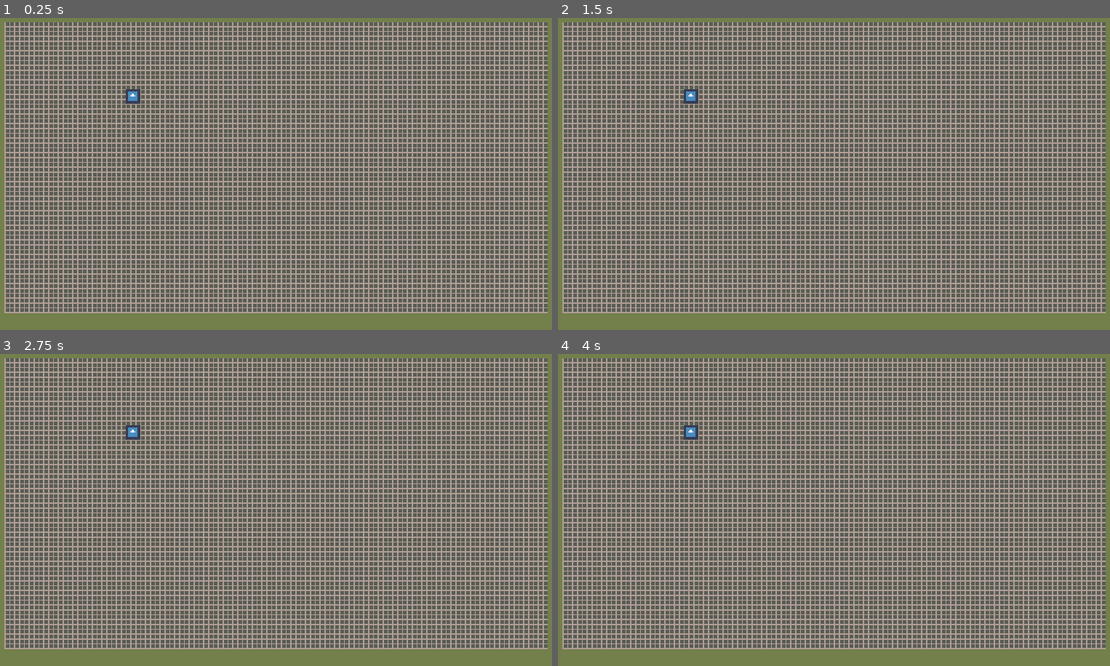
Above: before the commit, frames 1-4 (two rows, left to right).
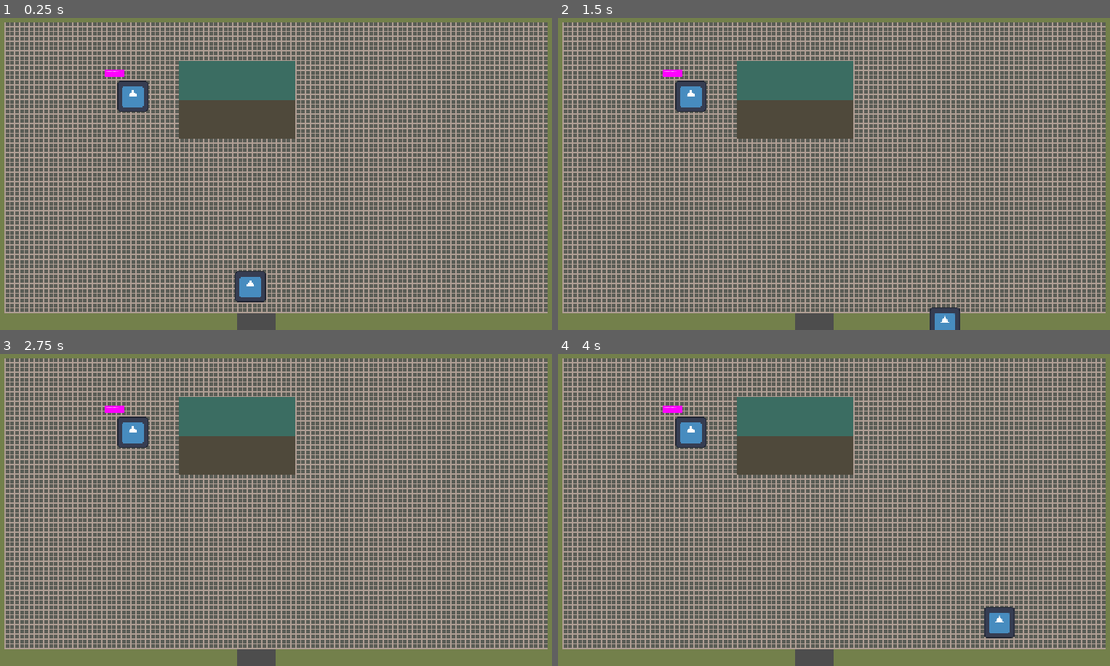
Above: after the commit, the same moments.

Repository: Rotta-Games/moonshine_valley
Game: Godot game, scene res://scenes/shop.tscn
Same seed, same stepped clock (60 frames per second), same inputs: the game is played once before the commit and once after it. This scene is started directly instead of the project's main scene. The engine's default icon, where the game draws it, is replaced by a stand-in: a white triangle on a blue panel in a dark square.
Inputs:
- Up to frame 1 (0.25 s): no input
- Up to frame 2 (1.5 s): tap Enter at 0.5 s; hold D (move_right) 0.53-1.28 s; hold S (move_down) from 1.28 s (still down)
- Up to frame 3 (2.75 s): tap Space at 2 s; release S (move_down) at 2.03 s; hold D (move_right) from 2.03 s (still down)
- Up to frame 4 (4 s): tap Enter at 2.75 s; release D (move_right) at 2.78 s; hold W (move_up) 2.78-3.53 s; hold A (move_left) from 3.53 s (still down)

The runs differ from the first frame. In frame 1, 6.8% of the frame differs, in the area x 18-54%, y 13-100%; in frame 2, 6.6%; in frame 3, 6.2%; in frame 4, 6.8%.

Commit message:
jotain paskaa

Diff:
--- a/scenes/shop.tscn
+++ b/scenes/shop.tscn
@@ -1,7 +1,8 @@
-[gd_scene load_steps=5 format=4 uid="uid://12xj50xlse6g"]
+[gd_scene load_steps=6 format=4 uid="uid://12xj50xlse6g"]
 
 [ext_resource type="PackedScene" uid="uid://btk2vrmv1x5kg" path="res://scenes/shopkeeper.tscn" id="1_y0io0"]
 [ext_resource type="Texture2D" uid="uid://biqspkke1m827" path="res://assets/gfx/tileset.png" id="2_8645e"]
+[ext_resource type="PackedScene" uid="uid://1wmh7fl8b55w" path="res://scenes/player.tscn" id="3_y2ov5"]
 
 [sub_resource type="TileSetAtlasSource" id="TileSetAtlasSource_kq8qg"]
 texture = ExtResource("2_8645e")
@@ -24,8 +25,25 @@
 [node name="Shopkeeper" parent="." instance=ExtResource("1_y0io0")]
 position = Vector2(122, 77)
 
-[node name="Floor" type="TileMapLayer" parent="."]
+[node name="TileMap" type="Node2D" parent="."]
+
+[node name="Foreground_top" type="TileMapLayer" parent="TileMap"]
+z_index = 2
+use_parent_material = true
+tile_map_data = PackedByteArray("AAAMAAQAAAADAAEAAAANAAQAAAADAAEAAAAMAAMAAAADAAEAAAALAAQAAAADAAEAAAAKAAQAAAADAAEAAAAKAAMAAAADAAEAAAANAAMAAAADAAEAAAALAAMAAAADAAEAAAAOAAMAAAADAAEAAAAOAAQAAAADAAEAAAAPAAQAAAADAAEAAAAPAAMAAAADAAEAAAA=")
+tile_set = SubResource("TileSet_qi08l")
+
+[node name="Foreground_bottom" type="TileMapLayer" parent="TileMap"]
+z_index = -98
+use_parent_material = true
+tile_map_data = PackedByteArray("AAANAAYAAAACAAAAAAANAAUAAAACAAAAAAAMAAUAAAACAAAAAAAKAAYAAAACAAAAAAALAAYAAAACAAAAAAAMAAYAAAACAAAAAAALAAUAAAACAAAAAAAKAAUAAAACAAAAAAAOAAUAAAACAAAAAAAOAAYAAAACAAAAAAAPAAUAAAACAAAAAAAPAAYAAAACAAAAAAA=")
+tile_set = SubResource("TileSet_qi08l")
+
+[node name="Floor" type="TileMapLayer" parent="TileMap"]
 z_index = -99
 use_parent_material = true
-tile_map_data = PackedByteArray("AAAAAAAAAAAEAAAAAAANAAcAAAA …(3936 unchanged characters)… EAAAAAAALABAAAAAEAAAAAAAMABAAAAAEAAAAAAANABAAAAAEAAAAAAAOABAAAAAEAAAAAAAPABAAAAAEAAAAAAAQABAAAAAEAAAAAAARABAAAAA …(4091 unchanged characters)…
+tile_map_data = PackedByteArray("AAAAAAAAAAAEAAAAAAANAAcAAAA …(3936 unchanged characters)… EAAAAAAALABAAAAAEAAAAAAAMABAAAAAEAAAAAAAPABAAAAAEAAAAAAAQABAAAAAEAAAAAAARABAAAAA …(4091 unchanged characters)…
 tile_set = SubResource("TileSet_qi08l")
+
+[node name="Player" parent="." instance=ExtResource("3_y2ov5")]
+position = Vector2(219, 234)
--- a/scenes/shopkeeper.tscn
+++ b/scenes/shopkeeper.tscn
@@ -1,6 +1,7 @@
-[gd_scene load_steps=3 format=3 uid="uid://btk2vrmv1x5kg"]
+[gd_scene load_steps=4 format=3 uid="uid://btk2vrmv1x5kg"]
 
 [ext_resource type="Texture2D" uid="uid://cvq870d0bgtrx" path="res://icon.svg" id="1_5hcca"]
+[ext_resource type="PackedScene" uid="uid://bo7a3vhjunbtd" path="res://scenes/speech_bubble.tscn" id="2_5u7rm"]
 
 [sub_resource type="SpriteFrames" id="SpriteFrames_wsubn"]
 animations = [{
@@ -17,5 +18,7 @@
 scale = Vector2(0.2, 0.2)
 
 [node name="AnimatedSprite2D" type="AnimatedSprite2D" parent="."]
-scale = Vector2(0.5, 0.5)
 sprite_frames = SubResource("SpriteFrames_wsubn")
+
+[node name="SpeechBubble" parent="." instance=ExtResource("2_5u7rm")]
+position = Vector2(-75, -95)
--- a/scripts/player.gd
+++ b/scripts/player.gd
@@ -1,7 +1,7 @@
 extends CharacterBody2D
 
 
-const SPEED = 300.0
+const SPEED = 150.0
 const JUMP_VELOCITY = -400.0
 
 
